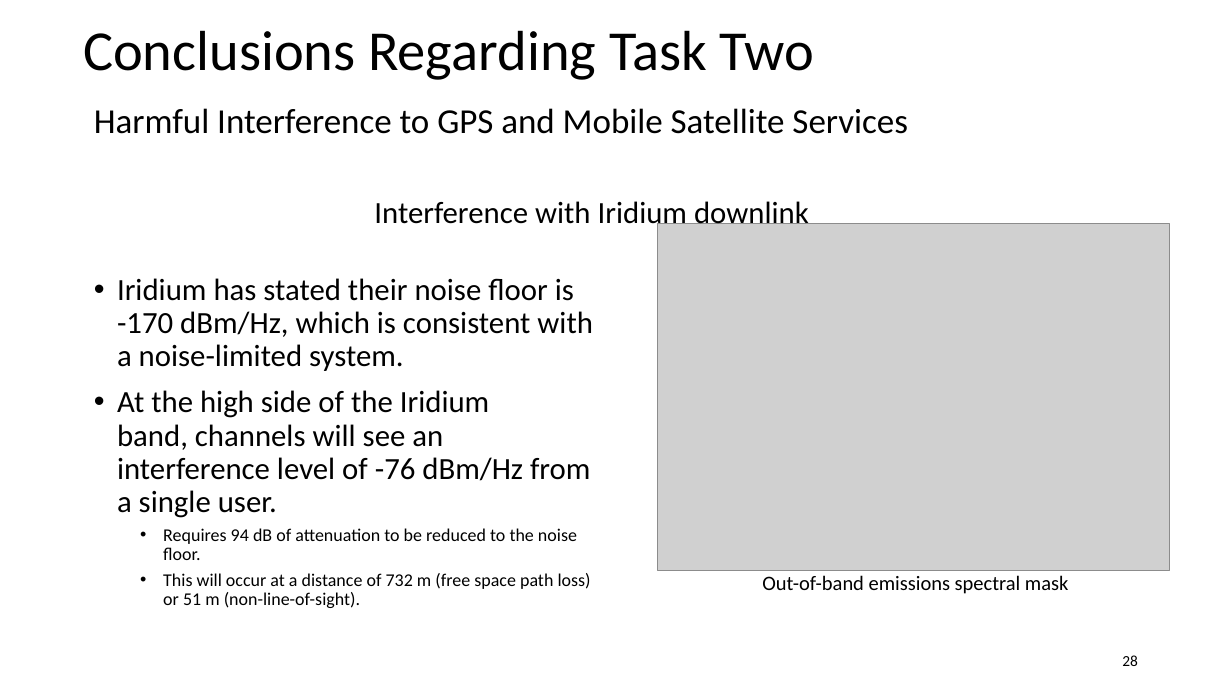
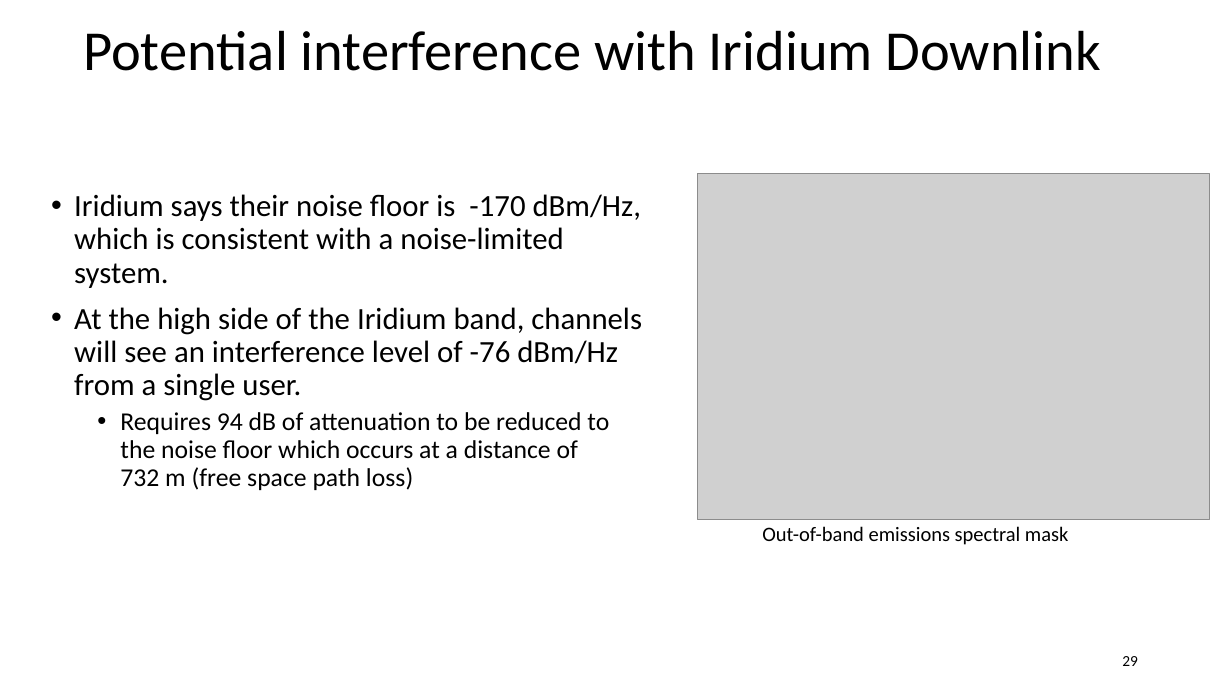
Before and after one commit to jlmucb/class_notes, a slide deck: slide 29 of science/GPSslides.pptx (slide 28 before the commit). Drawn at 1232x693 pixels with LibreOffice and Linux fonts; fonts in the diff are those of the drawing; grey boxes stand for pictures. Boxes give left, top, right and bottom in pixels: in the first picture for what was removed or moved away, otherwise in the second. Text is boxed around its words. In the diff, an @@ line names an element or a change of style, - is before the commit and + after.

```diff
--- a/science/GPSslides.pptx
+++ b/science/GPSslides.pptx
@@ title at bbox=[83, 30, 1101, 71]: text changed @@
-Conclusions Regarding Task Two
+Potential interference with Iridium Downlink
@@ text removed at bbox=[94, 108, 908, 134] @@
-Harmful Interference to GPS and Mobile Satellite Services
@@ picture: place and size @@
-picture at bbox=[658, 224, 1170, 570]
+picture at bbox=[698, 174, 1210, 520]
@@ text "Iridium says their noise floor ...": place and size @@
-text "Iridium says their noise floor ..." at bbox=[117, 278, 593, 589]
+text "Iridium says their noise floor ..." at bbox=[74, 194, 642, 490]
@@ text at bbox=[74, 194, 641, 288]: text changed @@
-• Iridium has stated their noise floor is
-  -170 dBm/Hz, which is consistent with a noise-limited system.
+• Iridium says their noise floor is -170 dBm/Hz, which is consistent with a noise-limited system.
@@ text removed at bbox=[374, 198, 809, 232] @@
-Interference with Iridium downlink
@@ text at bbox=[120, 412, 609, 490]: text changed; size 14 to 20 pt @@
-  • Requires 94 dB of attenuation to be reduced to the noise floor.
-  • This will occur at a distance of 732 m (free space path loss) or 51 m (non-line-of-sight).
+  • Requires 94 dB of attenuation to be reduced to the noise floor which occurs at a distance of 732 m (free space path loss)
@@ text "Out-of-band emissions spectral mask": place and size @@
-text "Out-of-band emissions spectral mask" at bbox=[762, 575, 1068, 594]
+text "Out-of-band emissions spectral mask" at bbox=[762, 526, 1068, 545]
@@ page number at bbox=[1122, 656, 1138, 666]: text changed @@
-28
+29
```
Also in this commit, not shown: 13 other slides changed, 2 slides added, 2 slides removed, 1 other file.
